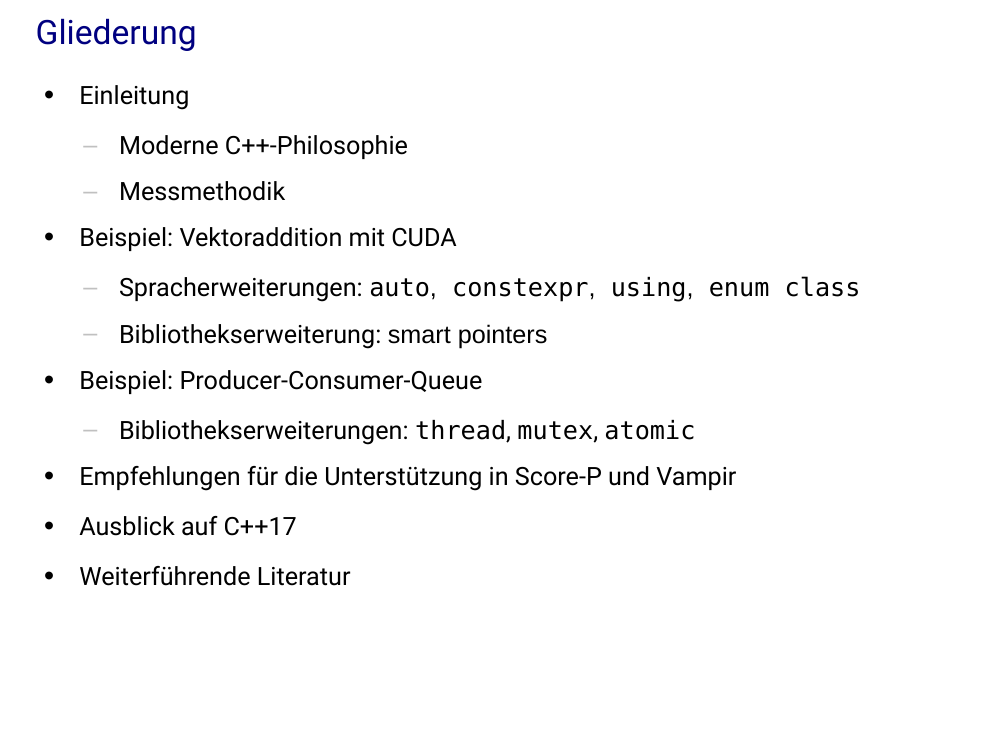
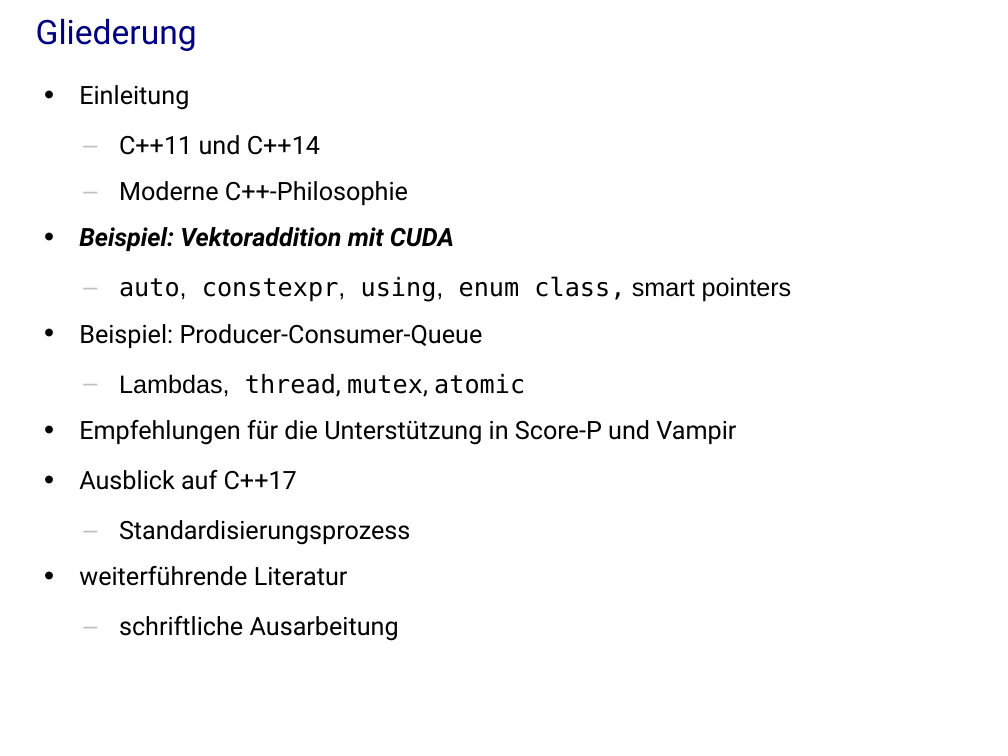
Before and after one commit to j-stephan/hs16, a slide deck: slide 17 of presentation/presentation.odp (slide 2 before the commit). Drawn at 1008x756 pixels with LibreOffice and Linux fonts; fonts in the diff are those of the drawing; background and template pictures are left out. Boxes give left, top, right and bottom in pixels: in the first picture for what was removed or moved away, otherwise in the second. Text is boxed around its words. In the diff, an @@ line names an element or a change of style, - is before the commit and + after.

```diff
--- a/presentation/presentation.odp
+++ b/presentation/presentation.odp
@@ text at (x1=119, y1=135, x2=320, y2=155): paragraph added @@
+  – C++11 und C++14
@@ text at (x1=119, y1=181, x2=285, y2=201): paragraph removed @@
-  – Messmethodik
@@ text at (x1=79, y1=227, x2=454, y2=251): bold on, italic on in "Beispiel: Vektoraddition mit CUDA" @@
@@ text at (x1=119, y1=276, x2=792, y2=302): text changed; font Roboto to DejaVu Sans Mono @@
-  – Spracherweiterungen: auto, constexpr, using, enum class
-  – Bibliothekserweiterung: smart pointers
+  – auto, constexpr, using, enum class, smart pointers
@@ text at (x1=119, y1=374, x2=525, y2=397): text changed; font Roboto to DejaVu Sans Mono @@
-  – Bibliothekserweiterungen: thread, mutex, atomic
+  – Lambdas, thread, mutex, atomic
@@ text at (x1=79, y1=520, x2=410, y2=641): text changed @@
-• Weiterführende Literatur
+  – Standardisierungsprozess
+• weiterführende Literatur
+  – schriftliche Ausarbeitung
```
Also in this commit, not shown: 19 other slides changed, 13 slides added, 9 slides removed, 1 other file.
